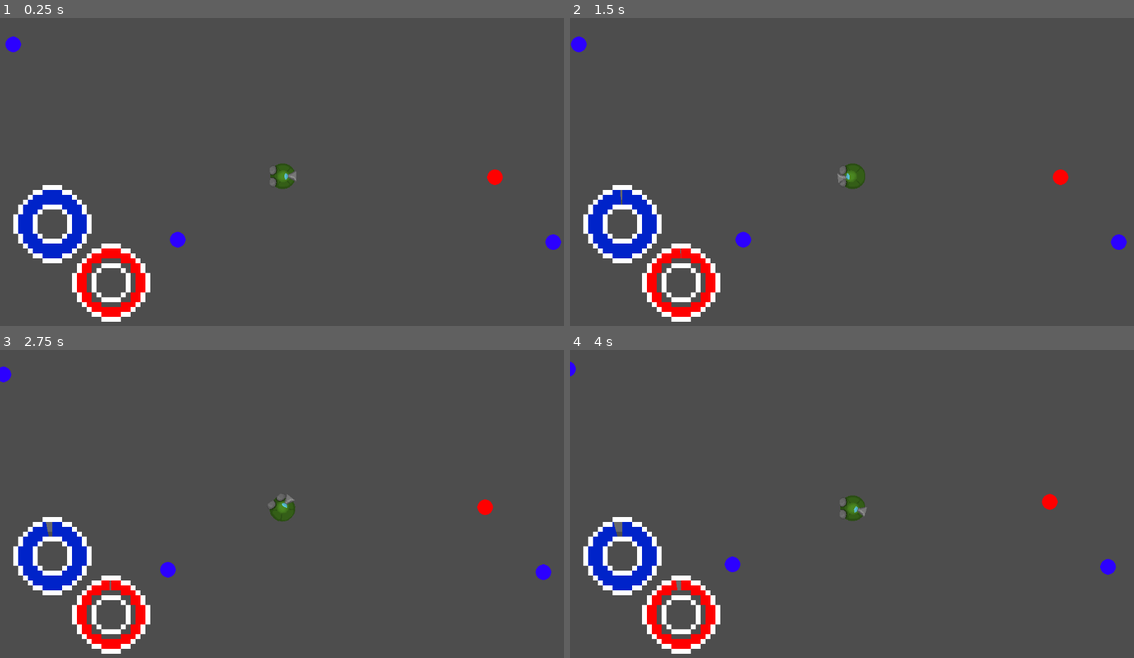
Above: before the commit, frames 1-4 (two rows, left to right).
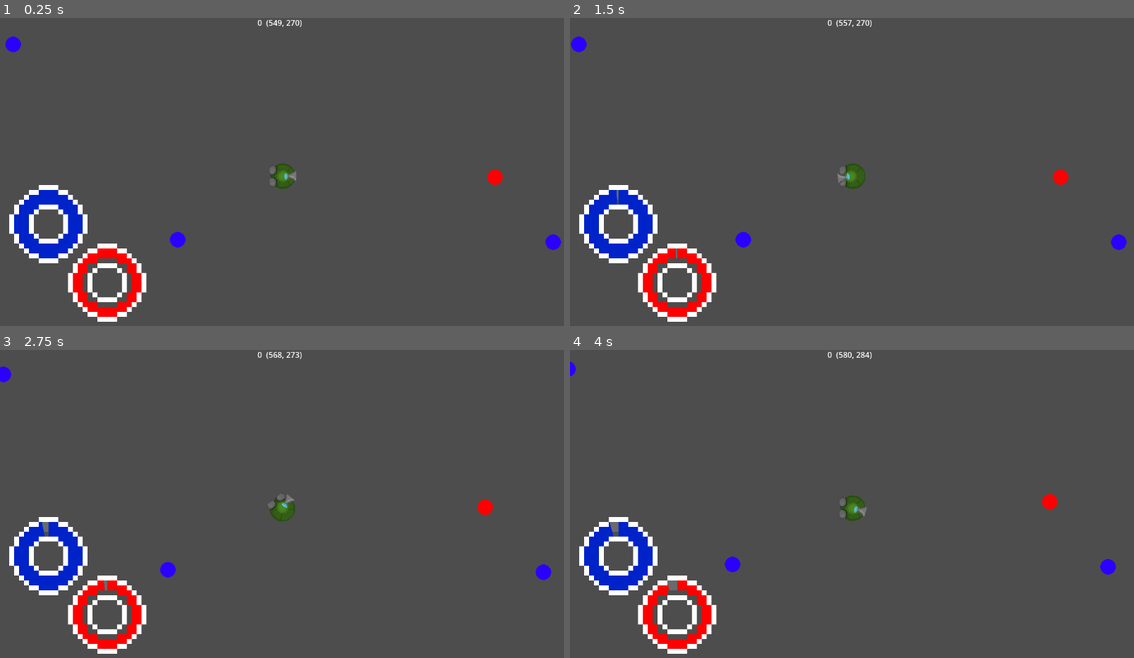
Above: after the commit, the same moments.

Repository: vmaxime03/ZigobarsJam
Game: Godot game, scene res://scenes/debug.tscn
Same seed, same stepped clock (60 frames per second), same inputs: the game is played once before the commit and once after it.
Inputs (mouse positions are in pixels of both pictures, inside the frame that each line leads up to):
- Up to frame 1 (0.25 s): no input
- Up to frame 2 (1.5 s): tap Enter at 0.5 s; move the mouse to (976, 159) at 0.52 s; tap D (d) at 0.6 s; tap E (e) at 0.8, 1.35 s; move the mouse to (739, 193) at 1.27 s
- Up to frame 3 (2.75 s): click (169, 525) at 1.55 s; tap Space (space) at 2 s; move the mouse to (338, 439) at 2.02 s; click (338, 439) at 2.1 s; tap S (s) at 2.3 s
- Up to frame 4 (4 s): move the mouse to (823, 571) at 2.77 s; tap S (s) at 2.85 s; tap W (z) at 3.05, 3.6 s; move the mouse to (1021, 556) at 3.52 s; tap D (d) at 3.8 s

The runs differ from the first frame. In frame 1, 2.5% of the frame differs, in the area x 1-54%, y 0-99%; in frame 2, 2.5%; in frame 3, 2.6%; in frame 4, 2.6%.

Commit message:
ajout sauvegard

Diff:
--- a/game/scenes/debug.tscn
+++ b/game/scenes/debug.tscn
@@ -9,6 +9,7 @@
 [ext_resource type="Texture2D" uid="uid://6r2rua3pqkyq" path="res://assets/art/temp_bloc_interac.png" id="4_6ffsc"]
 [ext_resource type="AudioStream" uid="uid://dleomy834jsl4" path="res://assets/audio/file_example_MP3_700KB.mp3" id="4_xkht5"]
 [ext_resource type="Texture2D" uid="uid://d2w051yy44vm3" path="res://assets/art/progresso2.png" id="5_3ms3g"]
+[ext_resource type="Script" path="res://scripts/debuglabel.gd" id="6_wx8so"]
 
 [sub_resource type="ShaderMaterial" id="ShaderMaterial_enott"]
 
@@ -38,9 +39,9 @@
 custom_minimum_size = Vector2(32, 32)
 layout_mode = 3
 anchors_preset = 0
-offset_left = -573.0
+offset_left = -581.0
 offset_top = -326.0
-offset_right = 579.0
+offset_right = 571.0
 offset_bottom = 322.0
 metadata/_edit_group_ = true
 
@@ -85,6 +86,18 @@
 offset_bottom = 559.0
 text = "INTERACT"
 
+[node name="Label" type="Label" parent="Player/Camera2D/Control" node_paths=PackedStringArray("player")]
+layout_mode = 1
+anchors_preset = 5
+anchor_left = 0.5
+anchor_right = 0.5
+offset_left = -20.0
+offset_right = 20.0
+offset_bottom = 23.0
+grow_horizontal = 2
+script = ExtResource("6_wx8so")
+player = NodePath("../../..")
+
 [node name="Bloc" parent="." instance=ExtResource("2_ahhrw")]
 position = Vector2(1103, 405)
 
--- a/game/scenes/player.tscn
+++ b/game/scenes/player.tscn
@@ -234,7 +234,7 @@
 [node name="Player" type="CharacterBody2D" node_paths=PackedStringArray("body", "arm", "aspirateur", "body_animation_tree", "arm_animation_tree") groups=["joueur"]]
 collision_mask = 6
 script = ExtResource("1_5785e")
-carb = 1000
+save_file = "res://data/save0.txt"
 body = NodePath("body")
 arm = NodePath("arm")
 aspirateur = NodePath("arm/Aspirateur")
--- /dev/null
+++ b/game/scripts/debuglabel.gd
@@ -0,0 +1,6 @@
+extends Label
+
+@export var player : Player
+
+func _physics_process(delta: float) -> void:
+	text = str(player.argent) + "  " + str(Vector2i(player.position))
--- a/game/scripts/hook/hook.gd
+++ b/game/scripts/hook/hook.gd
@@ -72,11 +72,14 @@
 			delete()
 	# si l'objet est attirable, actualise le point du grapin
 	else :
-		position = to_global(fixedOn.position)/2
-		rope.set_point_position(1, position)
+		if (fixedOn != null):
+			position = to_global(fixedOn.position)/2
+			rope.set_point_position(1, position)
 
-		# rotation de la point par rapport au joueur
-		sprite.rotation = player.position.angle_to_point(position) + PI/2
+			# rotation de la point par rapport au joueur
+			sprite.rotation = player.position.angle_to_point(position) + PI/2
+		else :
+			delete()
 
 
 
--- a/game/scripts/player/player.gd
+++ b/game/scripts/player/player.gd
@@ -1,5 +1,7 @@
 class_name Player
 extends CharacterBody2D
+
+@export_file("*.txt") var save_file
 
 # ajout export pour l'inscpecteur
 @export_group("UPGRADES")
@@ -9,19 +11,30 @@
 @export var brake_enable : bool = true
 @export var aspirateur_enable : bool = true
 
+
 @export_subgroup("STATS")
 @export var BASE_SPEED : Vector2  = Vector2(300, 300)
 @export var HOOK_PULL_FORCE : int = 10
 @export var maxpower : int = 10
 @export var minpower : int = 1
-@export var o2 : float = 100
-@export var carb : int = 500
+@export var maxo2 : float = 100
+@export var maxcarb : int = 500
 @export var dashBaseCD : int = 5
 @export var dashCost : int = 30
 @export var DASH_VELOCITY : Vector2 = Vector2(300, 300)
 @export var argent : int = 0
-
-
+@export var maxhp : int = 3
+@export_subgroup("SKILL STATS")
+@export_subgroup("GRAPPIN")
+@export var hook_speed : Vector2 = Vector2(500,500)
+@export var hook_maxdistance : int = 500
+@export_subgroup("ASPIRATEUR")
+@export var aspi_range : int = 256
+@export var aspi_force : int = 50
+
+@onready var o2 : float = maxo2
+@onready var carb : int = maxcarb
+@onready var hp : int = maxhp
 
 @export_group("AFFICHAGE STATS")
 @export var carbBar : TextureProgressBar
@@ -51,6 +64,64 @@
 @onready var dashCD : int = 0
 
 
+func save_to_file():
+	var data := {
+	"hook_enable" 		: var_to_str(hook_enable),
+	"dash_enable" 		: var_to_str(dash_enable),
+	"brake_enable" 		: var_to_str(dash_enable),
+	"aspirateur_enable" : var_to_str(aspirateur_enable),
+	"BASE_SPEED" 		: var_to_str(BASE_SPEED),
+	"HOOK_PULL_FORCE" 	: var_to_str(HOOK_PULL_FORCE),
+	"maxpower" 			: var_to_str(maxpower),
+	"minpower" 			: var_to_str(minpower),
+	"maxo2" 			: var_to_str(maxo2),
+	"maxcarb" 			: var_to_str(maxcarb),
+	"dashBaseCD" 		: var_to_str(dashBaseCD),
+	"dashCost" 			: var_to_str(dashCost),
+	"DASH_VELOCITY"		: var_to_str(DASH_VELOCITY),
+	"argent" 			: var_to_str(argent),
+	"maxhp" 			: var_to_str(maxhp),
+	"hook_speed"		: var_to_str(hook_speed),
+	"hook_maxdistance"  : var_to_str(hook_maxdistance),
+	"aspi_range"		: var_to_str(aspi_range),
+	"aspi_force"		: var_to_str(aspi_force)
+	}
+
+	if (not FileAccess.file_exists(save_file)):
+		return
+	var file_access := FileAccess.open(save_file, FileAccess.WRITE)
+	file_access.store_line(var_to_str(data))
+	file_access.close()
+
+
+func init_from_file():
+	if (not FileAccess.file_exists(save_file)):
+		return
+	var save_string := FileAccess.get_file_as_string(save_file)
+
+	var data = str_to_var(save_string)
+
+	hook_enable 		= str_to_var(data["hook_enable"])
+	dash_enable 		= str_to_var(data["dash_enable"])
+	brake_enable 		= str_to_var(data["dash_enable"])
+	aspirateur_enable 	= str_to_var(data["aspirateur_enable"])
+	BASE_SPEED	 		= str_to_var(data["BASE_SPEED"])
+	HOOK_PULL_FORCE		= str_to_var(data["HOOK_PULL_FORCE"])
+	maxpower 			= str_to_var(data["maxpower"])
+	minpower 			= str_to_var(data["minpower"])
+	maxo2 				= str_to_var(data["maxo2"])
+	maxcarb 			= str_to_var(data["maxcarb"])
+	dashBaseCD	 		= str_to_var(data["dashBaseCD"])
+	dashCost 			= str_to_var(data["dashCost"])
+	DASH_VELOCITY		= str_to_var(data["DASH_VELOCITY"])
+	argent	 			= str_to_var(data["argent"])
+	maxhp	 			= str_to_var(data["maxhp"])
+	hook_speed			= str_to_var(data["hook_speed"])
+	hook_maxdistance   	= str_to_var(data["hook_maxdistance"])
+	aspi_range			= str_to_var(data["aspi_range"])
+	aspi_force			= str_to_var(data["aspi_force"])
+
+
 # TODO
 func check_for_loose():
 	pass
@@ -65,9 +136,18 @@
 
 # on ready
 func _ready() -> void:
+	init_from_file()
+
 	carbBar.max_value = carb
 	o2Bar.max_value = o2
 	interactButton.hide()
+
+	aspirateur.aspirange = aspi_range
+	aspirateur.aspiforce = aspi_force
+
+
+func _exit_tree() -> void:
+	save_to_file()
 
 
 # vecteur recuperer a chaque execution
@@ -194,6 +274,9 @@
 func hook_action() -> void:
 	if (Input.is_action_just_pressed("l_click")):
 		hook = hookScene.instantiate()
+		hook.maxdistance = hook_maxdistance
+		hook.speed = hook_speed
+
 		hook.player = self
 		get_tree().root.add_child(hook)
 		get_tree().root.add_child(hook.rope)
--- /dev/null
+++ b/game/scripts/save_functions.gd
@@ -0,0 +1,59 @@
+
+#@export_file("*.txt") var save_file
+
+# func save_to_file():
+# 	var data := {
+# 	"hook_enable" 		: var_to_str(hook_enable),
+# 	"dash_enable" 		: var_to_str(dash_enable),
+# 	"brake_enable" 		: var_to_str(dash_enable),
+# 	"aspirateur_enable" : var_to_str(aspirateur_enable),
+# 	"BASE_SPEED" 		: var_to_str(BASE_SPEED),
+# 	"HOOK_PULL_FORCE" 	: var_to_str(HOOK_PULL_FORCE),
+# 	"maxpower" 			: var_to_str(maxpower),
+# 	"minpower" 			: var_to_str(minpower),
+# 	"maxo2" 			: var_to_str(maxo2),
+# 	"maxcarb" 			: var_to_str(maxcarb),
+# 	"dashBaseCD" 		: var_to_str(dashBaseCD),
+# 	"dashCost" 			: var_to_str(dashCost),
+# 	"DASH_VELOCITY"		: var_to_str(DASH_VELOCITY),
+# 	"argent" 			: var_to_str(argent),
+# 	"maxhp" 			: var_to_str(maxhp),
+# 	"hook_speed"		: var_to_str(hook_speed),
+# 	"hook_maxdistance"  : var_to_str(hook_maxdistance),
+# 	"aspi_range"		: var_to_str(aspi_range),
+# 	"aspi_force"		: var_to_str(aspi_force)
+# 	}
+
+# 	if (not FileAccess.file_exists(save_file)):
+# 		return
+# 	var file_access := FileAccess.open(save_file, FileAccess.WRITE)
+# 	file_access.store_line(var_to_str(data))
+# 	file_access.close()
+
+
+# func init_from_file():
+# 	if (not FileAccess.file_exists(save_file)):
+# 		return
+# 	var save_string := FileAccess.get_file_as_string(save_file)
+
+# 	var data = str_to_var(save_string)
+
+# 	hook_enable 		= str_to_var(data["hook_enable"])
+# 	dash_enable 		= str_to_var(data["dash_enable"])
+# 	brake_enable 		= str_to_var(data["dash_enable"])
+# 	aspirateur_enable 	= str_to_var(data["aspirateur_enable"])
+# 	BASE_SPEED	 		= str_to_var(data["BASE_SPEED"])
+# 	HOOK_PULL_FORCE		= str_to_var(data["HOOK_PULL_FORCE"])
+# 	maxpower 			= str_to_var(data["maxpower"])
+# 	minpower 			= str_to_var(data["minpower"])
+# 	maxo2 				= str_to_var(data["maxo2"])
+# 	maxcarb 			= str_to_var(data["maxcarb"])
+# 	dashBaseCD	 		= str_to_var(data["dashBaseCD"])
+# 	dashCost 			= str_to_var(data["dashCost"])
+# 	DASH_VELOCITY		= str_to_var(data["DASH_VELOCITY"])
+# 	argent	 			= str_to_var(data["argent"])
+# 	maxhp	 			= str_to_var(data["maxhp"])
+# 	hook_speed			= str_to_var(data["hook_speed"])
+# 	hook_maxdistance   	= str_to_var(data["hook_maxdistance"])
+# 	aspi_range			= str_to_var(data["aspi_range"])
+# 	aspi_force			= str_to_var(data["aspi_force"])
Not shown: 1 places in game/scenes/debug.tscn that only renumber resources
